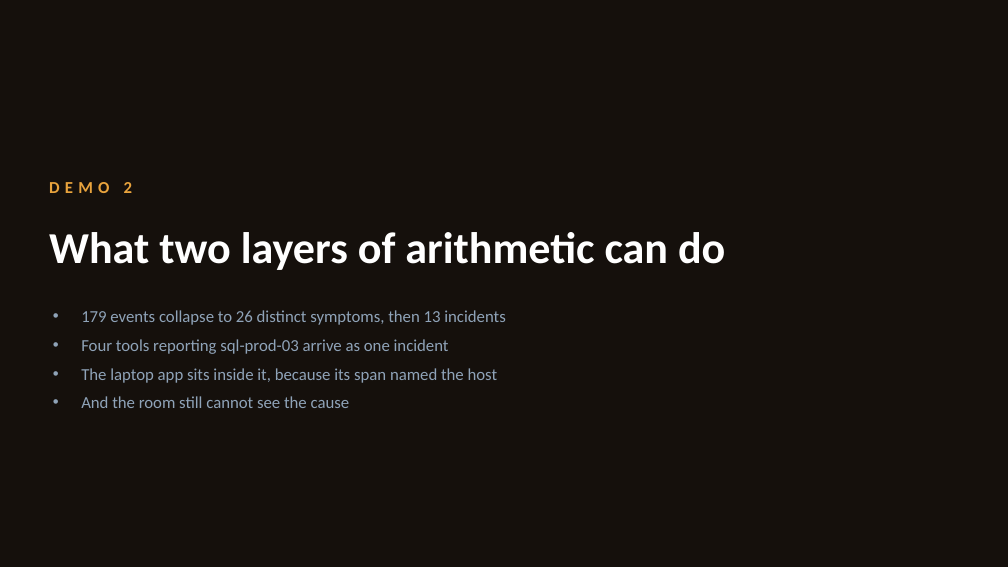
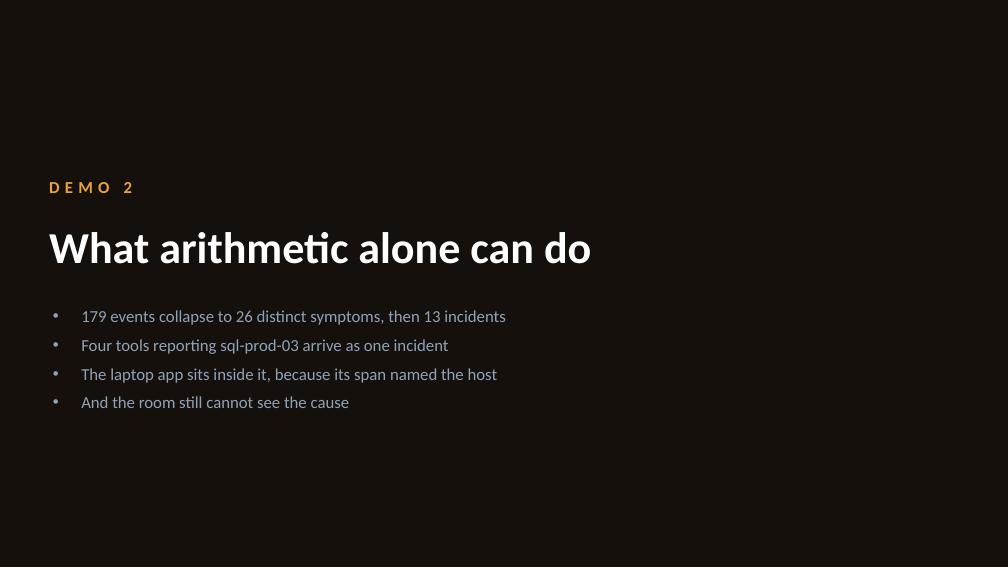
Before and after one commit to donnietaylor/cas2026, a slide deck: slide 16 of smarter-monitoring/deck/smarter-monitoring.pptx (slide 18 before the commit). Drawn at 1008x567 pixels with LibreOffice and Linux fonts; fonts in the diff are those of the drawing. Boxes give left, top, right and bottom in pixels: in the first picture for what was removed or moved away, otherwise in the second. Text is boxed around its words. In the diff, an @@ line names an element or a change of style, - is before the commit and + after.

```diff
--- a/smarter-monitoring/deck/smarter-monitoring.pptx
+++ b/smarter-monitoring/deck/smarter-monitoring.pptx
@@ text at [49,232,591,264]: text changed @@
-What two layers of arithmetic can do
+What arithmetic alone can do
```
Also in this commit, not shown: 6 other slides changed, 2 slides added, 3 slides removed, 11 other files.
